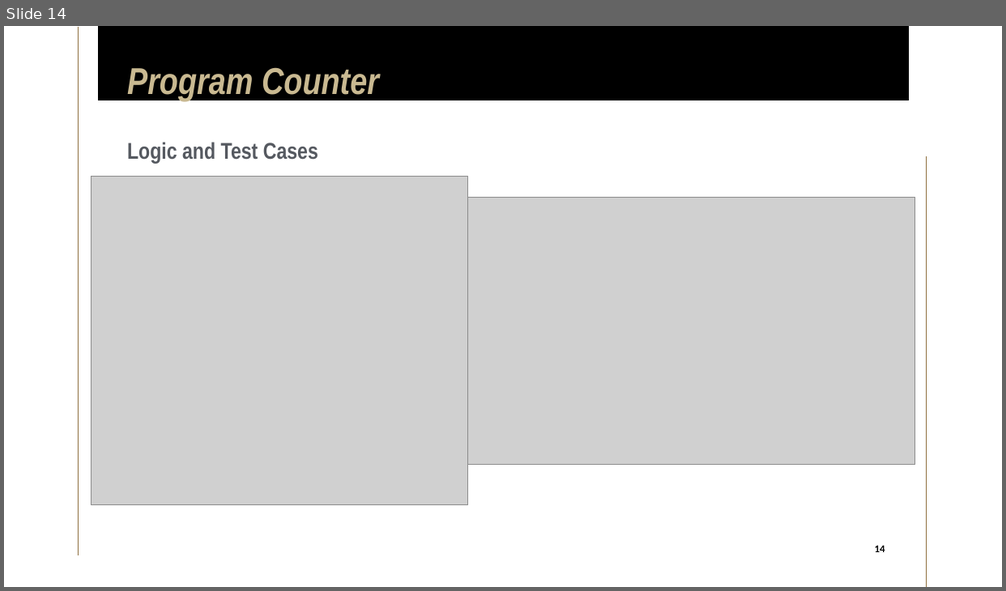
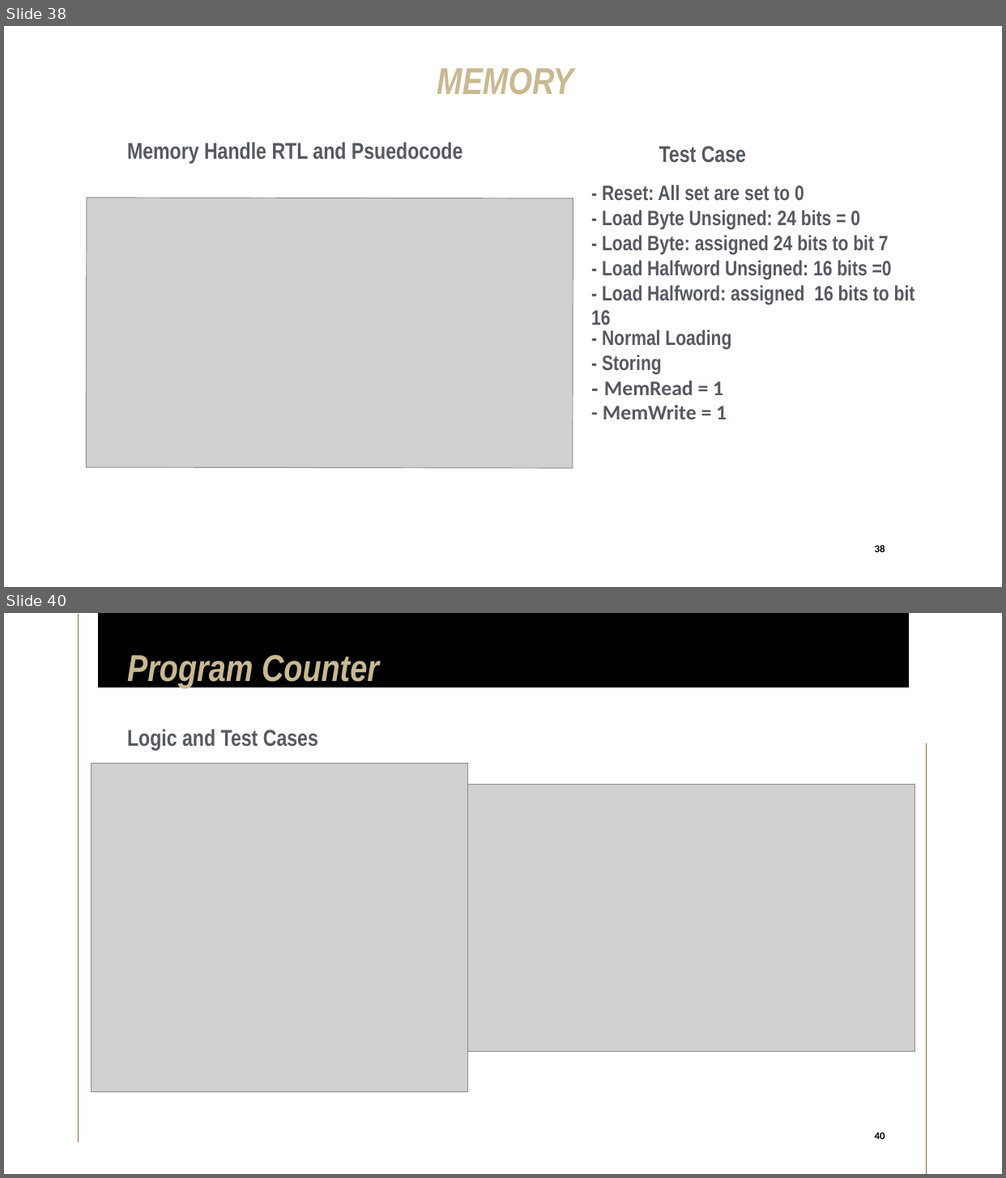
Before and after one commit to limichael246/STARS_2024, a slide deck: Project_Proposal.pptx. Shown one above the other, each under a label of ours: slide 14 before the commit, slides 38 and 40 after it; the slides between them are not shown. The pictures are 1006x591 and 1006x1178 pixels, drawn with LibreOffice and Linux fonts; fonts in the diff are those of the drawing; grey boxes stand for pictures. Boxes give left, top, right and bottom in pixels: in the first picture for what was removed or moved away, otherwise in the second. Text is boxed around its words. In the diff, an @@ line names an element or a change of style, - is before the commit and + after.

```diff
--- a/Project_Proposal.pptx
+++ b/Project_Proposal.pptx
@@ slide 38 added at box(4, 26, 1002, 587), background #FFFFFF @@
@@ title added at box(437, 68, 573, 95), 36 pt, text #C9B991, bold, italic @@
+MEMORY
@@ subtitle added at box(127, 142, 462, 163), 22 pt, text #555960, bold @@
+Memory Handle RTL and Psuedocode
@@ text added at box(659, 146, 746, 163), 22 pt, text #555960, bold @@
+Test Case
@@ text added at box(602, 185, 804, 200), 20 pt, text #555960, bold @@
+- Reset: All set are set to 0
@@ picture added at box(86, 198, 573, 469) @@
@@ text added at box(591, 210, 915, 325), 20 pt, text #555960, bold @@
+- Load Byte Unsigned: 24 bits = 0
+- Load Byte: assigned 24 bits to bit 7
+- Load Halfword Unsigned: 16 bits =0
+- Load Halfword: assigned 16 bits to bit 16
@@ text added at box(602, 330, 731, 420), 20 pt, text #555960, bold @@
+- Normal Loading
+- Storing
+- MemRead = 1
+- MemWrite = 1
@@ page number added at box(868, 539, 891, 557), 10 pt, text #000000, bold @@
+38
@@ what was slide 14 is now slide 40 @@
@@ page number at box(875, 1132, 885, 1139): text changed @@
-14
+40
```
Also in this commit, not shown: 8 slides changed, 37 other slides added, 5 slides removed.
